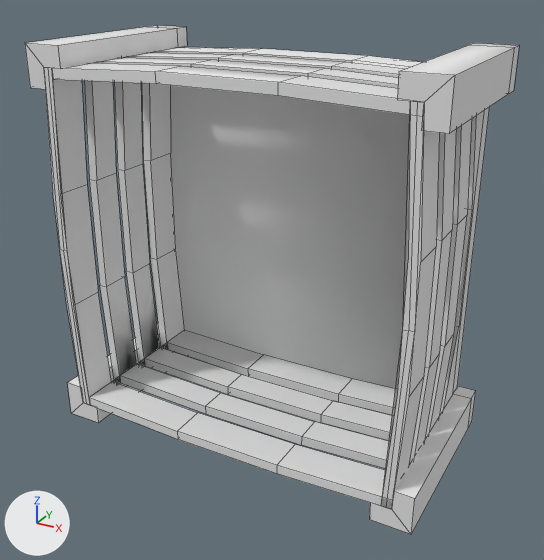
Renders of the FBX model Assets/Resources/Prefabs/LevelProps/box.fbx from each side of a commit.
Before and after are seen from a 50 mm lens placed at (68.1, -64.1, 59.9), pointed at (26.0, 12.5, 21.6). Lighting does not change. The marker at lower left points along +X, +Y and +Z. Mesh edges are drawn as thin lines. Where no turn or scale is listed for an object, it has been applied to the vertices. Vertices at the same position are counted once.
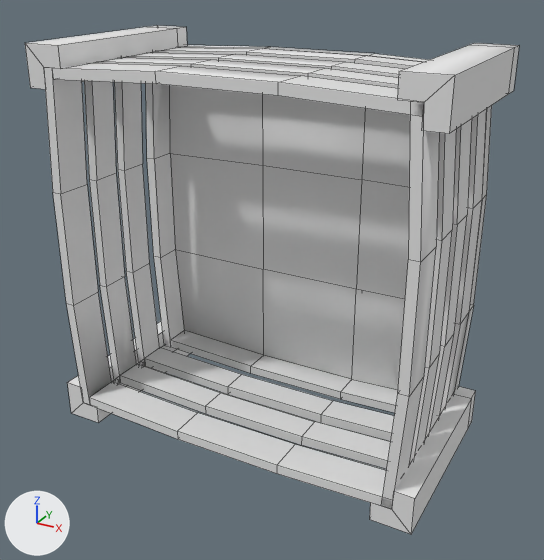
Changed parts and their boxes [x1, y1, x2, y2] in the pictures (544 x 560 px):
```json
{"part": 1, "of": "me_cube_001", "change": "added", "after": [146, 45, 492, 416]}
{"part": 2, "of": "me_cube_001", "change": "cut back", "before": [44, 46, 489, 509], "after": [44, 52, 424, 509]}
```

Edits to the scene script, one JSON object a line:
```json
{"block": "me_cube_001", "where": "# used by ob_box; location = (25.0, 12.5, 25.0)"}
{"op": "remove", "block": "me_cube_001", "code": "me_cube_001.from_pydata(...)  # 318 vertices, 292 faces; spans x -25.0..25.0, y -11.4..13.6, z -25.0..25.0"}
{"op": "add", "block": "me_cube_001", "code": "me_cube_001.from_pydata(...)  # 337 vertices, 297 faces; spans x -25.0..25.0, y -11.4..13.6, z -25.0..25.0"}
{"block": "me_cube_001", "change": "me_cube_001 part 1: a new loose piece of 87 vertices spanning x -23.4..23.4, y 7.4..13.6, z -23.1..23.1"}
{"block": "me_cube_001", "change": "me_cube_001 part 2"}
{"block": "me_cube_001", "change": "69 vertices are removed from x -23.4..23.4, y -11.4..11.4, z -23.1..23.1"}
{"block": "me_cube_001", "change": "93 faces are deleted"}
{"block": "me_cube_001", "change": "1 vertex is added at (-22.2, 9.1, -7.5)"}
{"block": "me_cube_001", "change": "20 new faces join them"}
```
